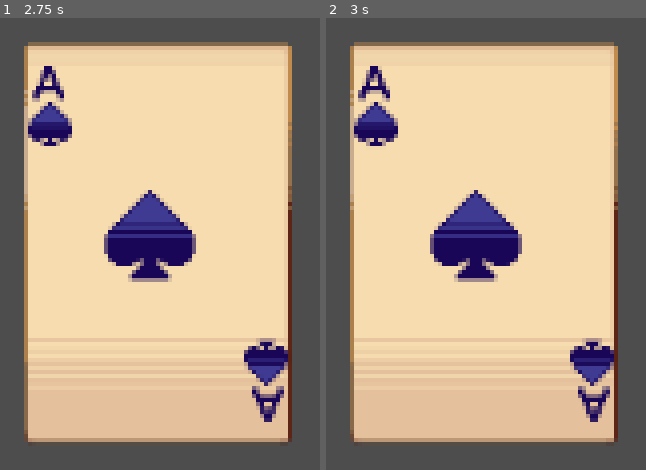
Above: before the commit, frames 1-2 (left to right).
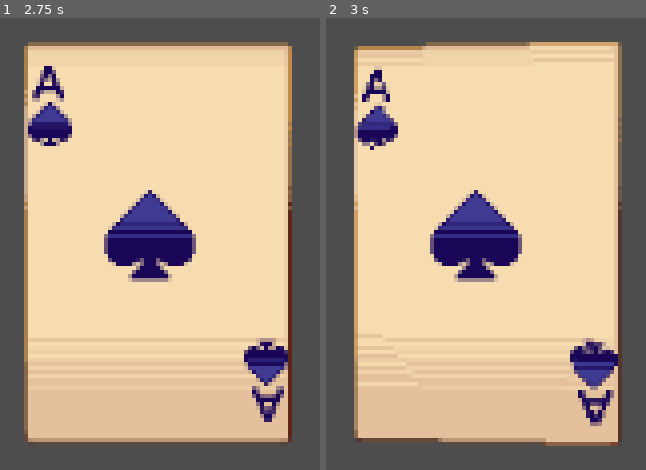
Above: after the commit, the same moments.

Repository: woliveira82/godot-card-game-effects
Game: Godot game, scene res://scenes/table.tscn
The game is run twice, just before and just after one commit, with the same random seed, the same clock (stepped at 60 frames per second) and the same inputs.
Inputs (mouse positions are in pixels of both pictures, inside the frame that each line leads up to):
- Up to frame 1 (2.75 s): click (156, 244) at 0.52 s; click (156, 244) at 1.27 s; click (156, 244) at 2.02 s
- Up to frame 2 (3 s): tap Enter at 2.75 s; move the mouse to (outside the picture) at 2.77 s; click (outside the picture) at 2.92 s

Frame 1 is identical in both runs. In frame 2, 7.7% of the frame differs, in the area x 7-93%, y 5-95%.

Commit message:
refact: code with process func

Diff:
--- a/scenes/card/card.gd
+++ b/scenes/card/card.gd
@@ -1,22 +1,21 @@
-extends Button
+extends Control
 
-var following_mouse: bool = false
+var mouse_hover: bool = false
 var angle_x_max: float = 0.01
 var angle_y_max: float = 0.01
 
 var tween_rot: Tween
 
+
 @onready var card_texture = $CardTexture
 
 
-func _on_gui_input(event):
+func _process(_delta):
+	if mouse_hover: _rotate_card()
 
-	if following_mouse: return
-	if not event is InputEventMouseMotion: return
 
+func _rotate_card():
 	var mouse_pos: Vector2 = get_local_mouse_position()
-	print("Mouse: ", mouse_pos)
-	print("Card: ", position + size)
 	var diff: Vector2 = mouse_pos
 
 	var lerp_val_x: float = remap(mouse_pos.x, 0.0, size.x, 0, 1)
@@ -29,10 +28,19 @@
 	card_texture.material.set_shader_parameter("y_rot", rot_x)
 
 
-func _on_mouse_exited():
+func _rotate_card_back():
 	if tween_rot and tween_rot.is_running():
 		tween_rot.kill()
 
 	tween_rot = create_tween().set_ease(Tween.EASE_OUT).set_trans(Tween.TRANS_BACK).set_parallel(true)
 	tween_rot.tween_property(card_texture.material, "shader_parameter/x_rot", 0.0, 0.5)
 	tween_rot.tween_property(card_texture.material, "shader_parameter/y_rot", 0.0, 0.5)
+
+
+func _on_mouse_entered():
+	mouse_hover = true
+
+
+func _on_mouse_exited():
+	mouse_hover = false
+	_rotate_card_back()
--- a/scenes/card/card.tscn
+++ b/scenes/card/card.tscn
@@ -12,7 +12,8 @@
 shader_parameter/x_rot = 0.0
 shader_parameter/inset = 0.0
 
-[node name="Card" type="Button"]
+[node name="Card" type="Control"]
+layout_mode = 3
 anchors_preset = 8
 anchor_left = 0.5
 anchor_top = 0.5
@@ -46,4 +47,5 @@
 texture = ExtResource("1_umao6")
 
 [connection signal="gui_input" from="." to="." method="_on_gui_input"]
+[connection signal="mouse_entered" from="." to="." method="_on_mouse_entered"]
 [connection signal="mouse_exited" from="." to="." method="_on_mouse_exited"]
